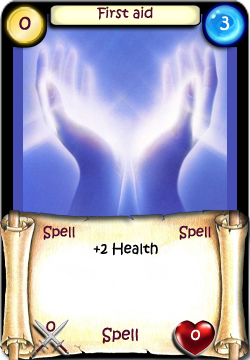
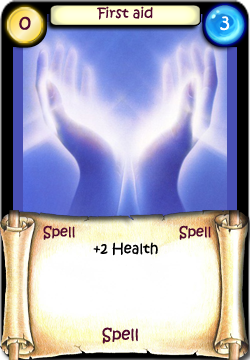
Layers edited between the first and the second w=250, h=360 image:
hid "Health" (1st of 2, in "Text") over [191, 329, 200, 341]
hid "Attack" (1st of 2, in "Text") over [46, 321, 56, 332]
hid "Health" (2nd of 2, in "UI") over [175, 320, 215, 356]
hid "Attack" (2nd of 2, in "UI") over [34, 319, 69, 354]
